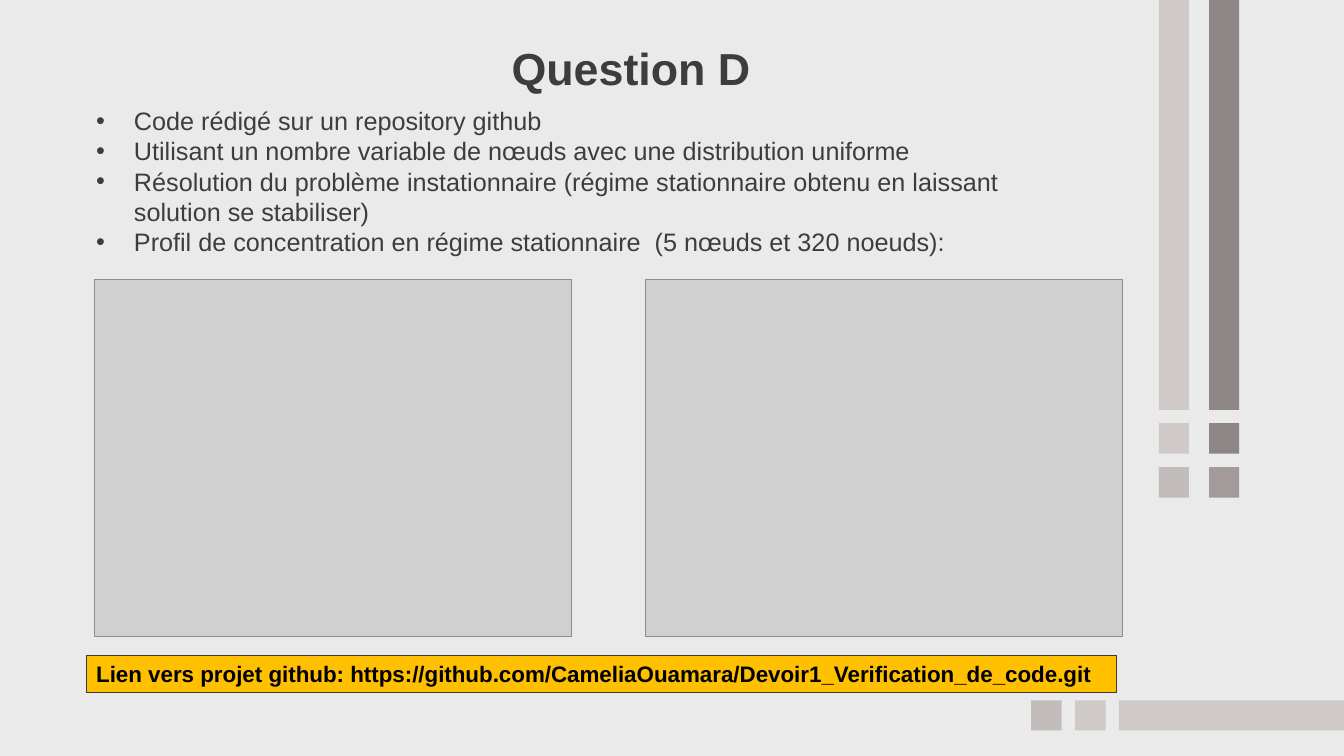
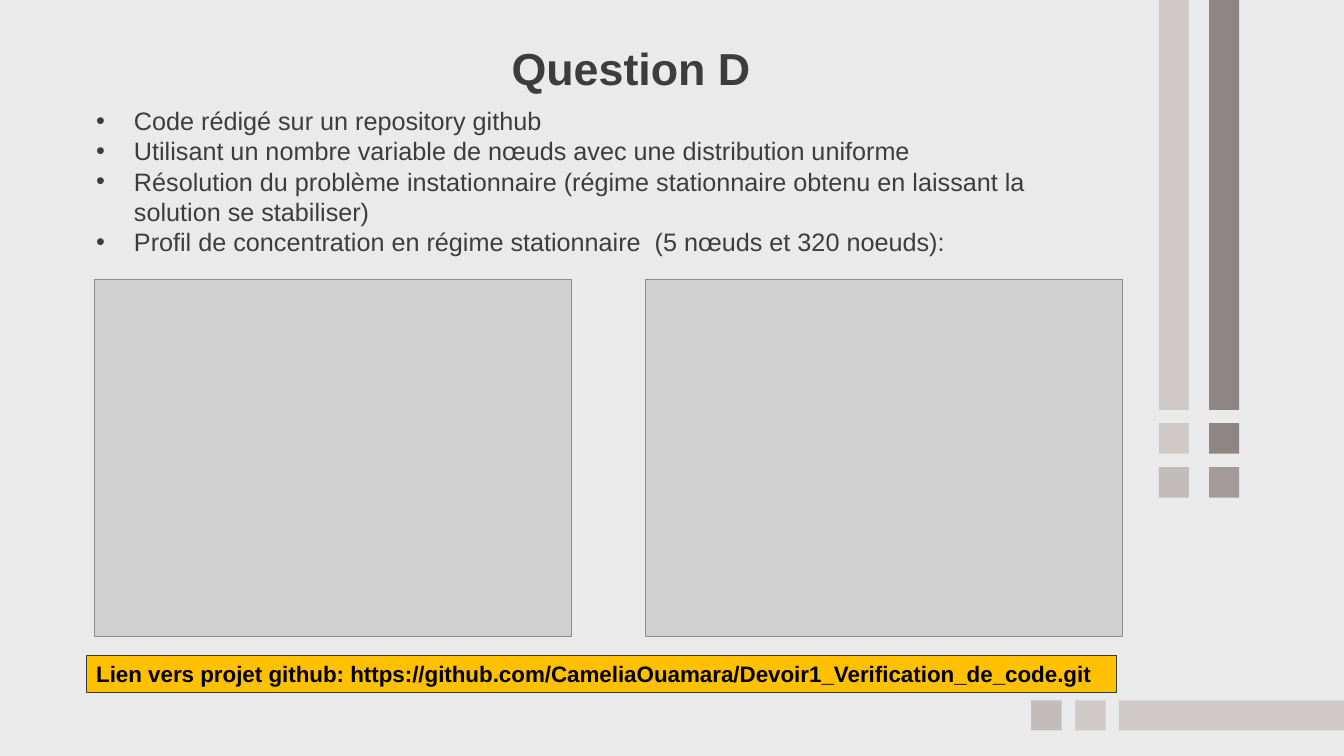
Before and after one commit to CameliaOuamara/Devoir1_Verification_de_code, a slide deck: slide 7 of doc/PPT_Devoir1.pptx (slide 8 before the commit). Drawn at 1344x756 pixels with LibreOffice and Linux fonts; fonts in the diff are those of the drawing; grey boxes stand for pictures. Boxes give left, top, right and bottom in pixels: in the first picture for what was removed or moved away, otherwise in the second. Text is boxed around its words. In the diff, an @@ line names an element or a change of style, - is before the commit and + after.

```diff
--- a/doc/PPT_Devoir1.pptx
+++ b/doc/PPT_Devoir1.pptx
@@ text at (134,172,1025,226): text changed @@
-• Résolution du problème instationnaire (régime stationnaire obtenu en laissant solution se stabiliser)
+• Résolution du problème instationnaire (régime stationnaire obtenu en laissant la solution se stabiliser)
```
Also in this commit, not shown: 5 other slides changed, 1 slide removed, 2 other files.
